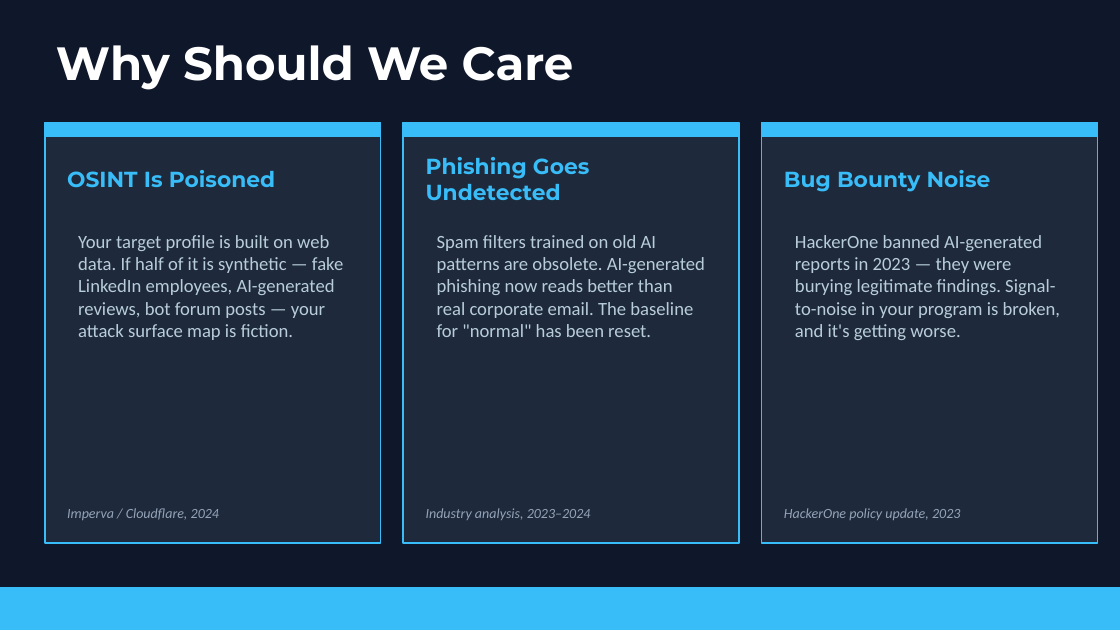
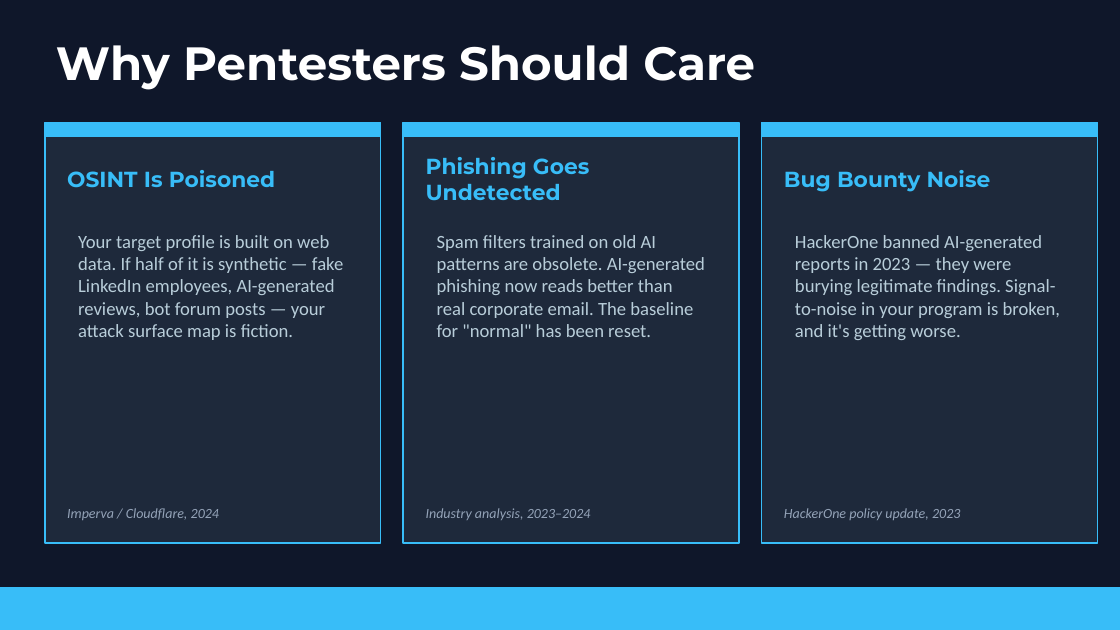
Before and after one commit to cyberheisen/dropbox, a slide deck: slide 4 of dead_internet.pptx. Drawn at 1120x630 pixels with LibreOffice and Linux fonts; fonts in the diff are those of the drawing. Boxes give left, top, right and bottom in pixels: in the first picture for what was removed or moved away, otherwise in the second. Text is boxed around its words. In the diff, an @@ line names an element or a change of style, - is before the commit and + after.

```diff
--- a/dead_internet.pptx
+++ b/dead_internet.pptx
@@ text at [56, 45, 755, 90]: text changed @@
-Why Should We Care
+Why Pentesters Should Care
```
Also in this commit, not shown: 1 other slide changed, 1 slide added, 1 slide removed.
